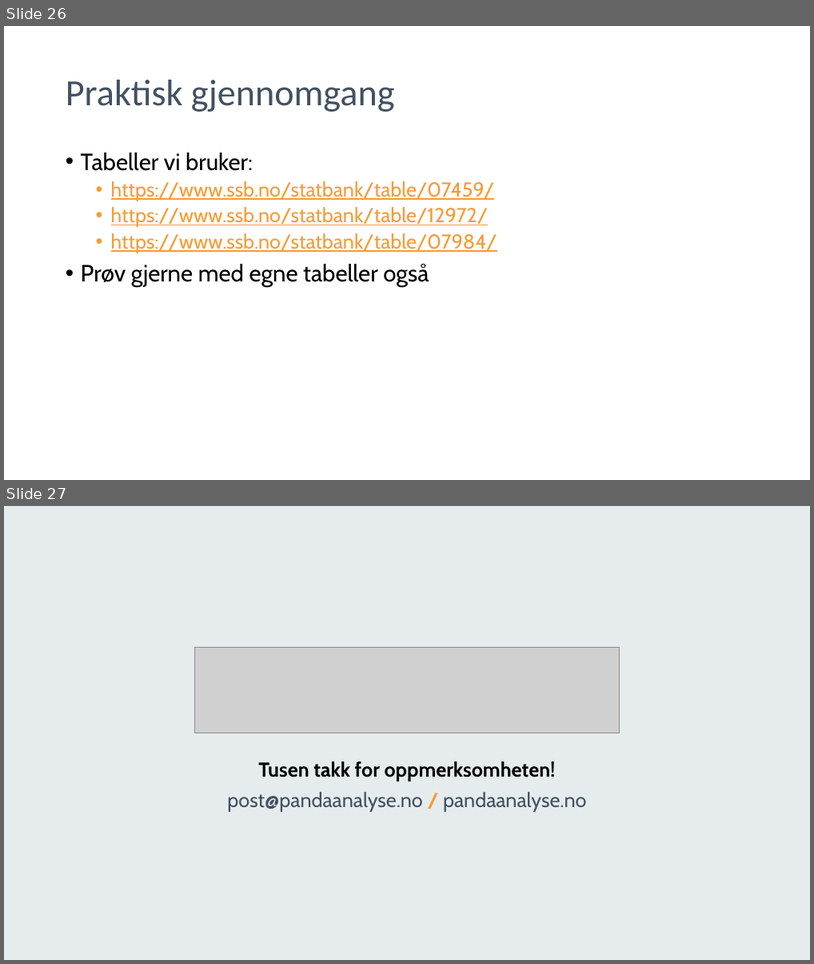
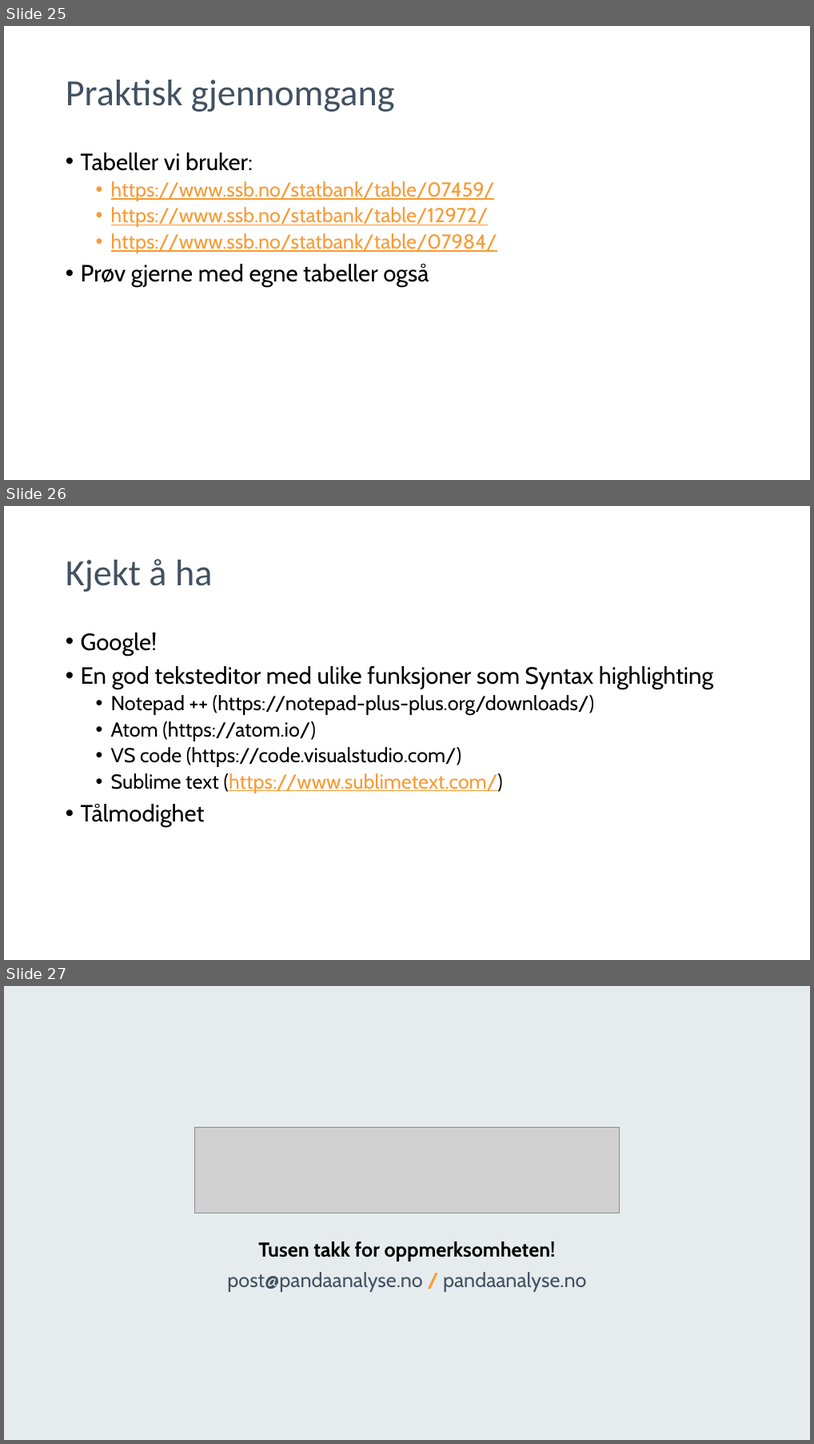
Before and after one commit to pandaAPIkurs/kursdata, a slide deck: Presentasjoner/Trinn2.pptx. Shown one above the other, each under a label of ours: slides 26 and 27 before the commit, slides 25, 26 and 27 after it. The pictures are 814x964 and 814x1444 pixels, drawn with LibreOffice and Linux fonts; fonts in the diff are those of the drawing; grey boxes stand for pictures; background and template pictures are left out. Boxes give left, top, right and bottom in pixels: in the first picture for what was removed or moved away, otherwise in the second. Text is boxed around its words. In the diff, an @@ line names an element or a change of style, - is before the commit and + after.

```diff
--- a/Presentasjoner/Trinn2.pptx
+++ b/Presentasjoner/Trinn2.pptx
@@ slide 26 added at box(4, 506, 810, 960), background #FFFFFF @@
@@ title added at box(66, 559, 212, 592), 44 pt, text #425161 @@
+Kjekt å ha
@@ text added at box(81, 632, 714, 827), 24 pt, text #000000 @@
+• Google!
+• En god teksteditor med ulike funksjoner som Syntax highlighting
+  • Notepad ++ (https://notepad-plus-plus.org/downloads/)
+  • Atom (https://atom.io/)
+  • VS code (https://code.visualstudio.com/)
+  • Sublime text (https://www.sublimetext.com/)
+• Tålmodighet
@@ what was slide 26 is now slide 25 @@
```
Also in this commit, not shown: 6 slides changed, 1 slide removed, 6 other files.
